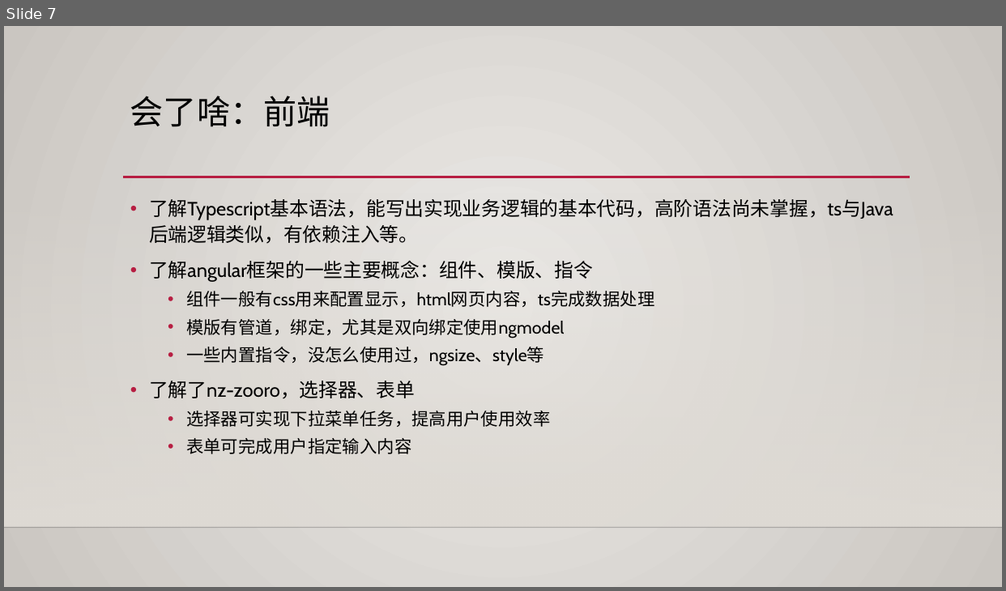
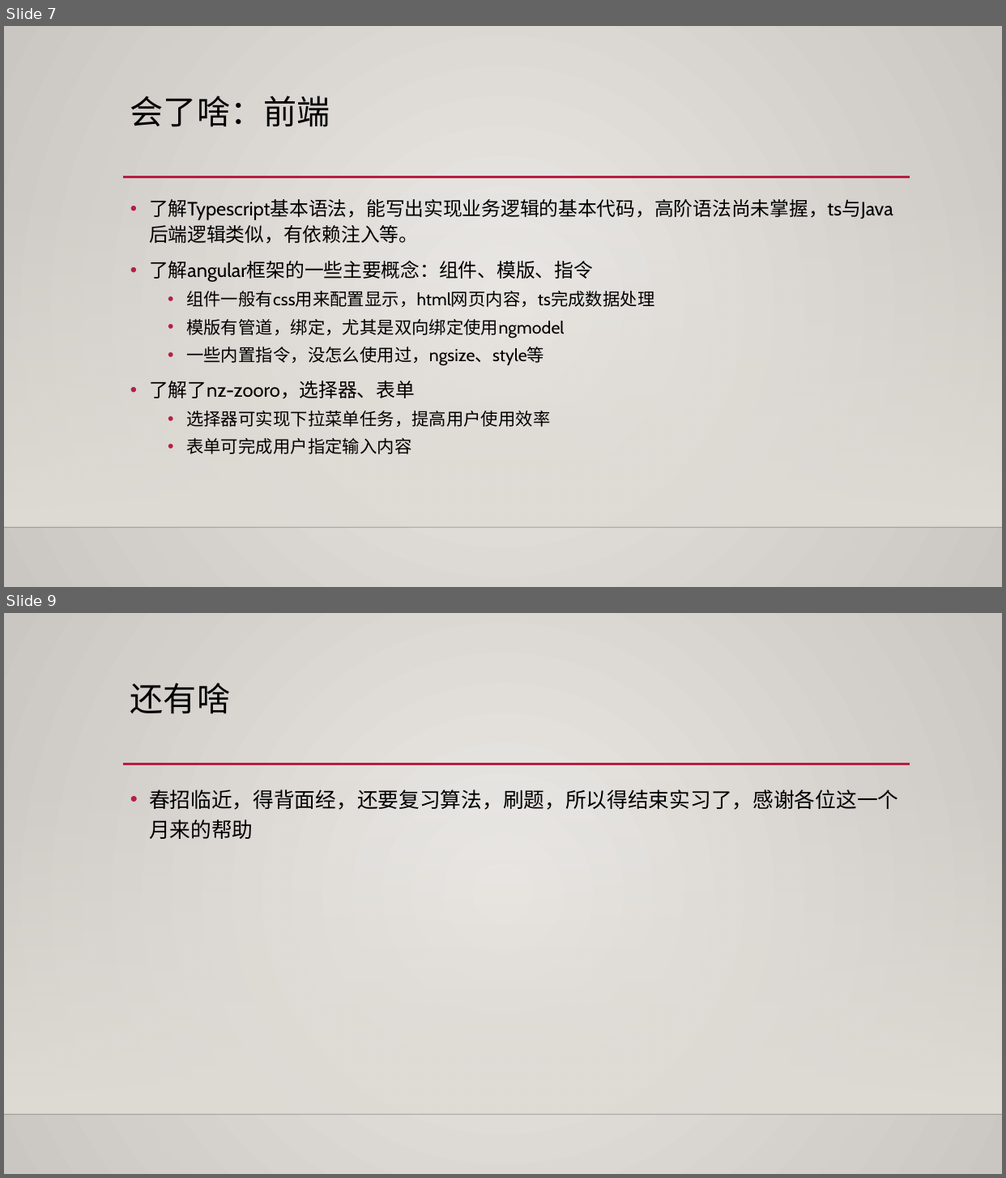
Before and after one commit to hjq-216/-, a slide deck: 实习总结.pptx. Shown one above the other, each under a label of ours: slide 7 before the commit, slides 7 and 9 after it; the slides between them are not shown. The pictures are 1006x591 and 1006x1178 pixels, drawn with LibreOffice and Linux fonts; fonts in the diff are those of the drawing; background and template pictures are left out. Boxes give left, top, right and bottom in pixels: in the first picture for what was removed or moved away, otherwise in the second. Text is boxed around its words. In the diff, an @@ line names an element or a change of style, - is before the commit and + after.

```diff
--- a/实习总结.pptx
+++ b/实习总结.pptx
@@ slide 9 added at (4, 613, 1002, 1174), background gradient #ECEAE7 to #CAC7C1; not listed: 3 template elements that a slide beside it also shows @@
@@ title added at (130, 683, 230, 714), 32 pt, text #000000 @@
+还有啥
@@ text added at (149, 790, 898, 839), 20 pt, text #000000 @@
+• 春招临近，得背面经，还要复习算法，刷题，所以得结束实习了，感谢各位这一个月来的帮助
```
Also in this commit, not shown: 2 slides changed, 1 other slide added.
